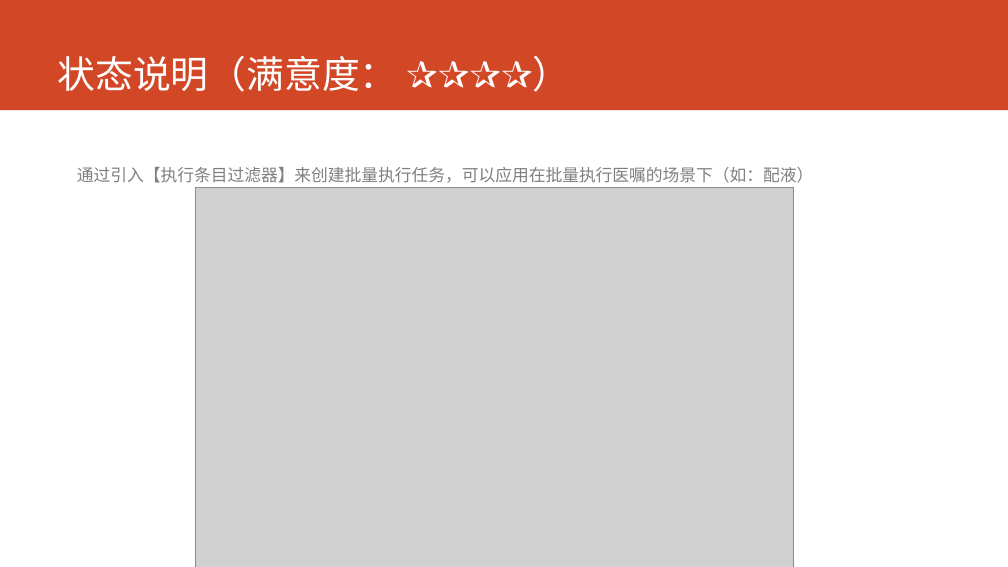
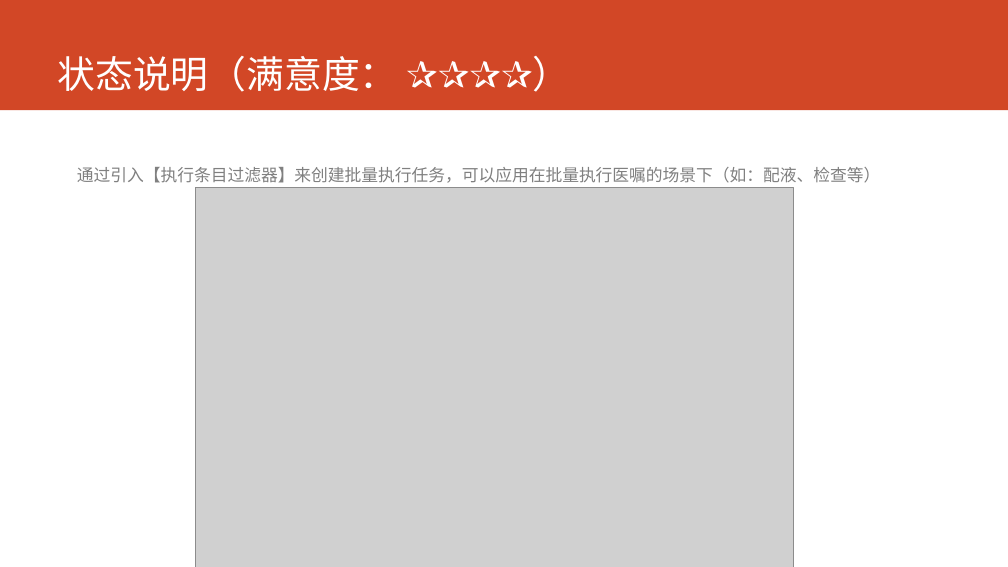
Before and after one commit to AppSecAI-TEST/hospital, a slide deck: slide 7 of doc/状态报告 2017-6-2.pptx. Drawn at 1008x567 pixels with LibreOffice and Linux fonts; fonts in the diff are those of the drawing; grey boxes stand for pictures. Boxes give left, top, right and bottom in pixels: in the first picture for what was removed or moved away, otherwise in the second. Text is boxed around its words. In the diff, an @@ line names an element or a change of style, - is before the commit and + after.

```diff
--- a/doc/状态报告 2017-6-2.pptx
+++ b/doc/状态报告 2017-6-2.pptx
@@ text at bbox=[77, 167, 880, 183]: text changed @@
-通过引入【执行条目过滤器】来创建批量执行任务，可以应用在批量执行医嘱的场景下（如：配液）
+通过引入【执行条目过滤器】来创建批量执行任务，可以应用在批量执行医嘱的场景下（如：配液、检查等）
```
Also in this commit, not shown: 5 other slides changed.
